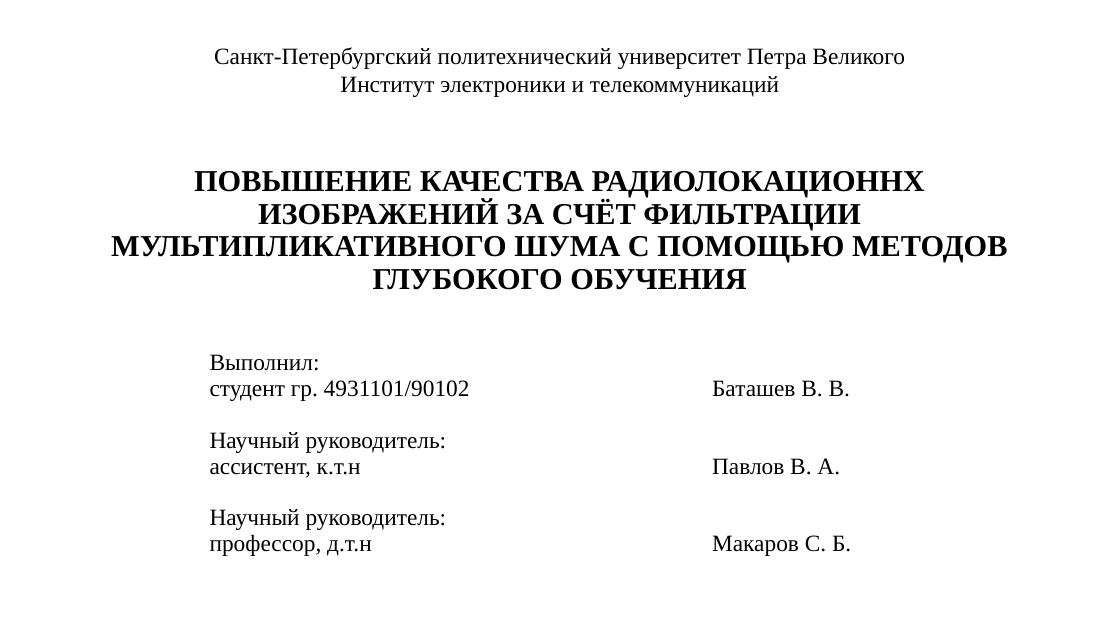
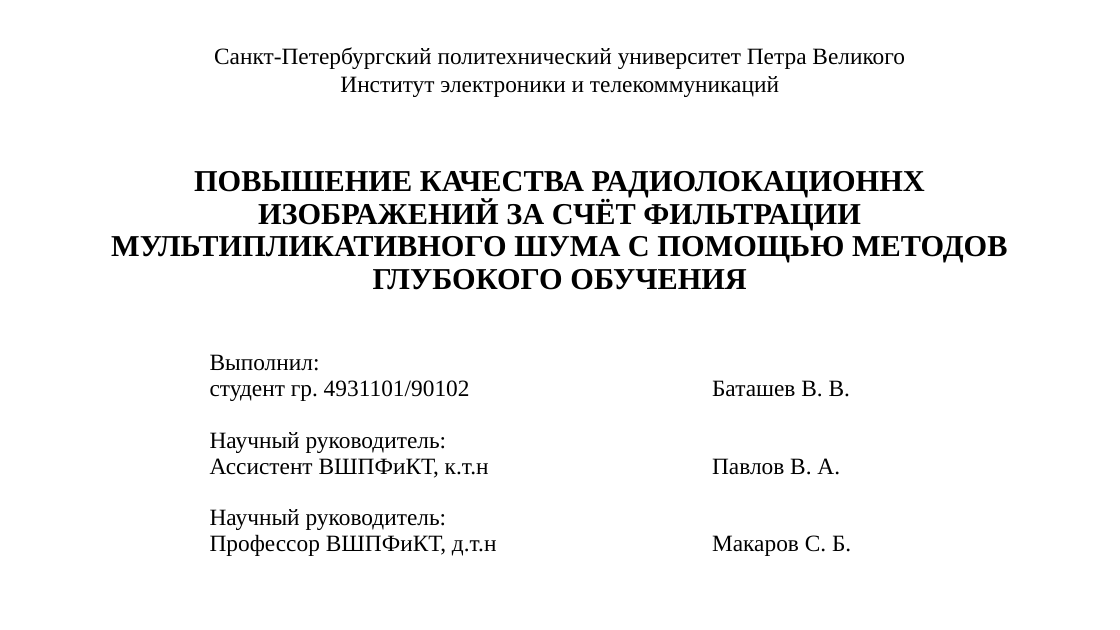
Before and after one commit to Felecort/NN_Filter_Radiolocation_Imgs, a slide deck: slide 1 of text/ВКР_презаентация.pptx. Drawn at 1120x630 pixels with LibreOffice and Linux fonts; fonts in the diff are those of the drawing. Boxes give left, top, right and bottom in pixels: in the first picture for what was removed or moved away, otherwise in the second. Text is boxed around its words. In the diff, an @@ line names an element or a change of style, - is before the commit and + after.

```diff
--- a/text/ВКР_презаентация.pptx
+++ b/text/ВКР_презаентация.pptx
@@ table at bbox=[201, 345, 918, 578] @@
-row 1, column 1: Выполнил: / студент гр. 4931101/90102 / Научный руководитель: / ассистент, к.т.н / Научный руководитель: / профессор, д.т.н
+row 1, column 1: Выполнил: / студент гр. 4931101/90102 / Научный руководитель: / Ассистент ВШПФиКТ, к.т.н / Научный руководитель: / Профессор ВШПФиКТ, д.т.н
```
Also in this commit, not shown: 7 other slides changed, 2 slides added, 4 other files.
